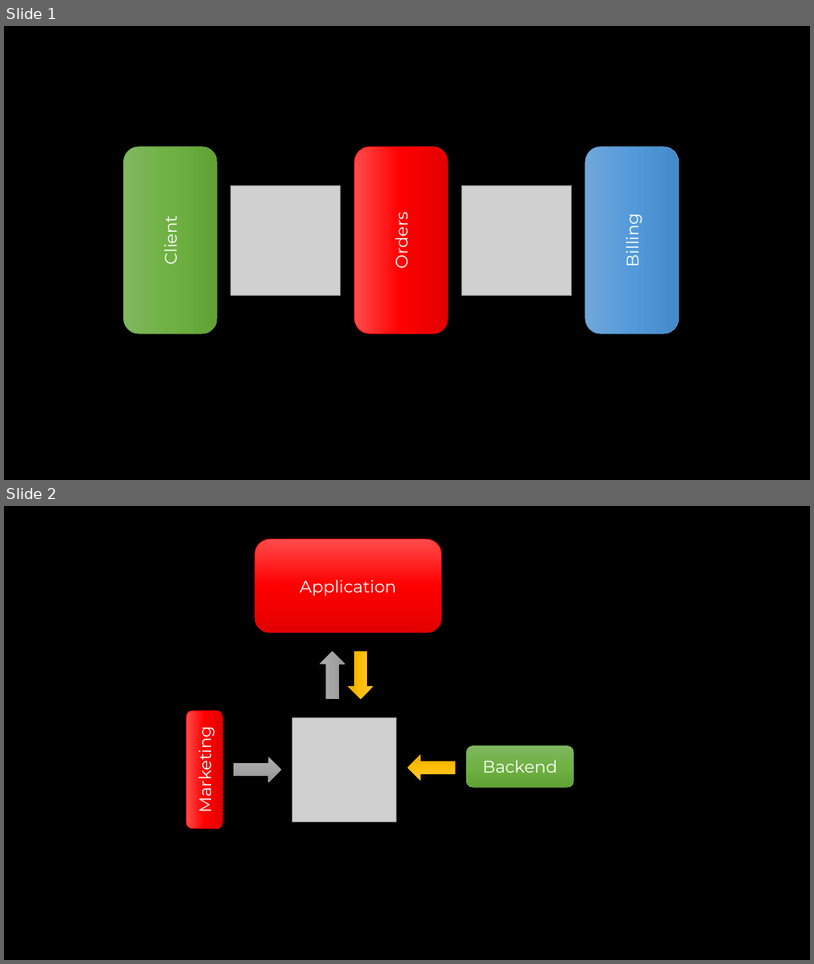
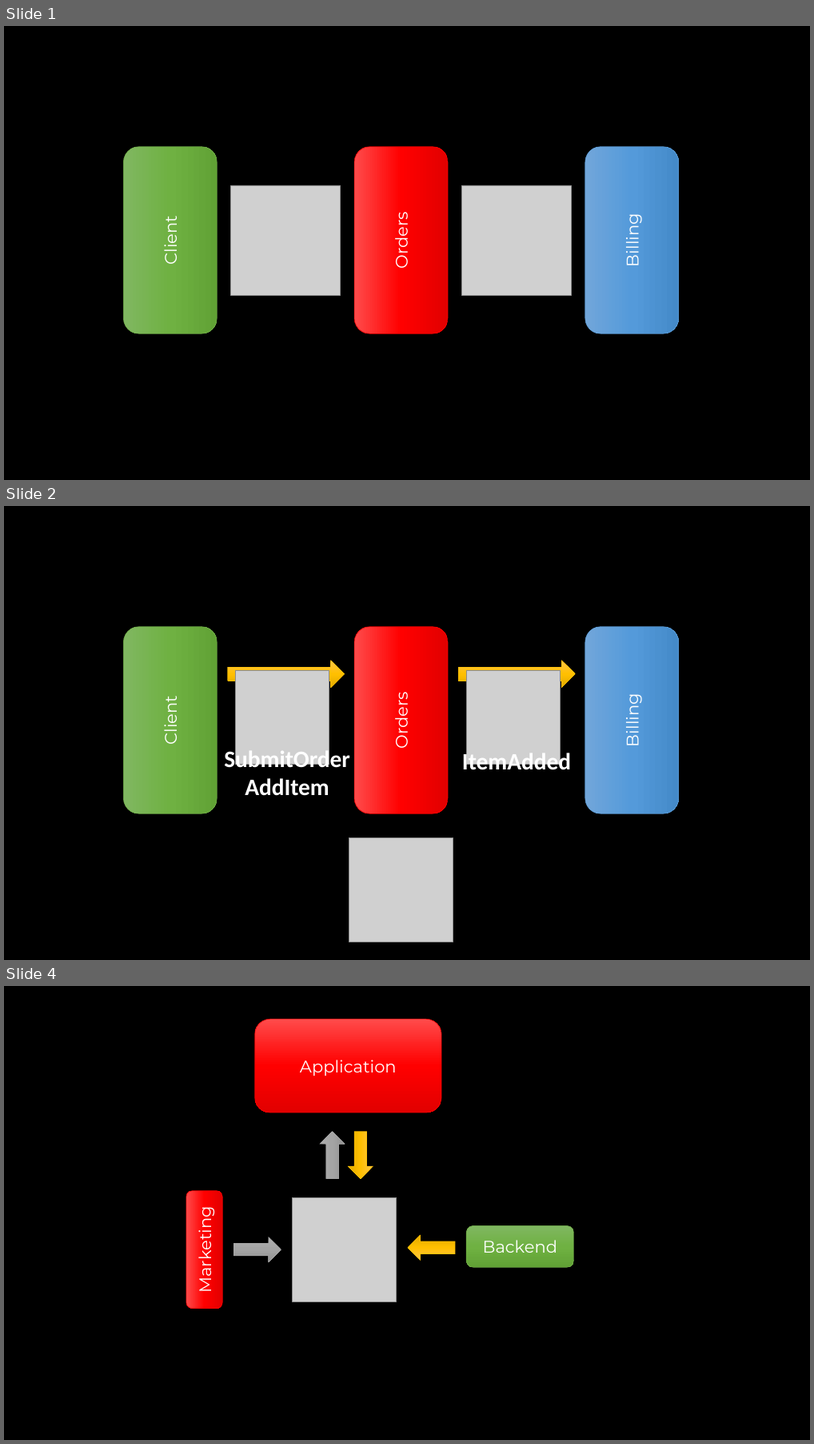
Before and after one commit to exactly-once/workshop, a slide deck: slides/images.pptx. Shown one above the other, each under a label of ours: slides 1 and 2 before the commit, slides 1, 2 and 4 after it; the slides between them are not shown. The pictures are 814x964 and 814x1444 pixels, drawn with LibreOffice and Linux fonts; fonts in the diff are those of the drawing; grey boxes stand for pictures. Boxes give left, top, right and bottom in pixels: in the first picture for what was removed or moved away, otherwise in the second. Text is boxed around its words. In the diff, an @@ line names an element or a change of style, - is before the commit and + after.

```diff
--- a/slides/images.pptx
+++ b/slides/images.pptx
@@ slide 2 added at [4, 506, 810, 960], background #000000 @@
@@ rounded rectangle added at [123, 626, 217, 813], fill gradient #81B861 to #6FB242 to #62A336, outline #70AD47 0.5 pt, 20 pt, text #FFFFFF @@
+Client
@@ rounded rectangle added at [354, 626, 448, 813], fill gradient #FF4B4B to #FF0000 to #E30000, outline #FF0000 0.5 pt, 20 pt, text #FFFFFF @@
+Orders
@@ rounded rectangle added at [586, 626, 679, 813], fill gradient #71A6DB to #559BDB to #448ACA, outline #5B9BD5 0.5 pt, 20 pt, text #FFFFFF @@
+Billing
@@ right arrow added at [228, 660, 345, 687], fill gradient #FFC64B to #FFC000 to #E3AB00, outline #FFC000 0.5 pt @@
@@ picture added at [236, 670, 330, 764] @@
@@ right arrow added at [459, 660, 576, 687], fill gradient #FFC64B to #FFC000 to #E3AB00, outline #FFC000 0.5 pt @@
@@ picture added at [466, 670, 561, 764] @@
@@ text added at [224, 747, 350, 796], 28 pt, text #FFFFFF, bold @@
+SubmitOrder
+AddItem
@@ text added at [462, 750, 571, 776], 28 pt, text #FFFFFF, bold @@
+ItemAdded
@@ picture added at [350, 837, 454, 941] @@
@@ what was slide 2 is now slide 4 @@
```
Also in this commit, not shown: 1 other slide added, 9 other files.
